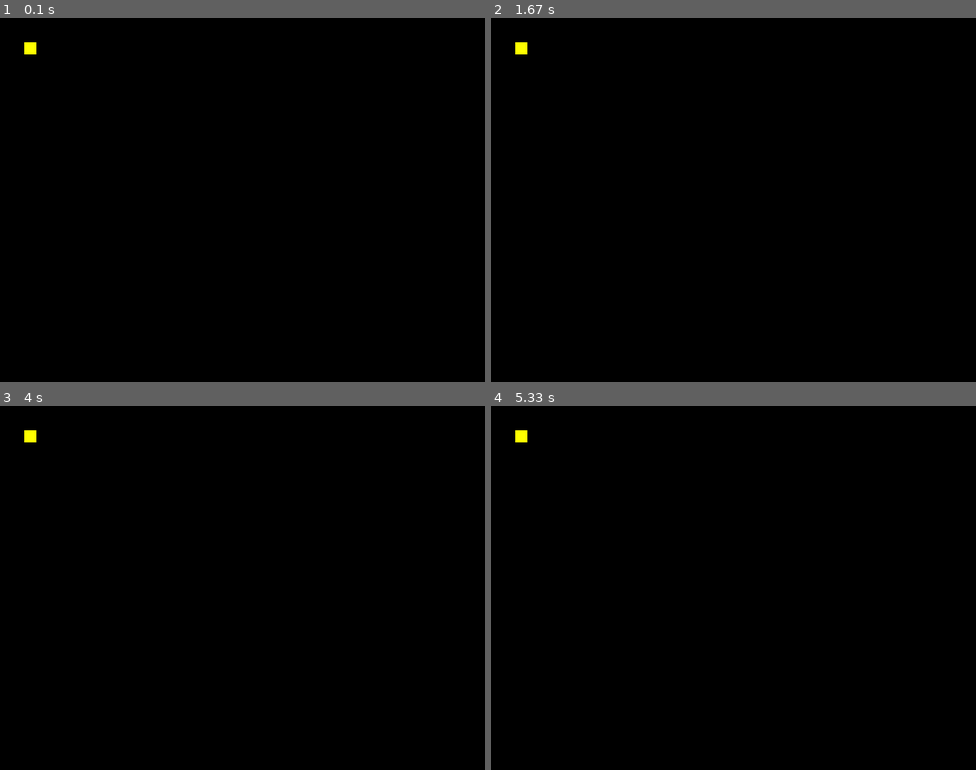
Above: before the commit, frames 1-4 (two rows, left to right).
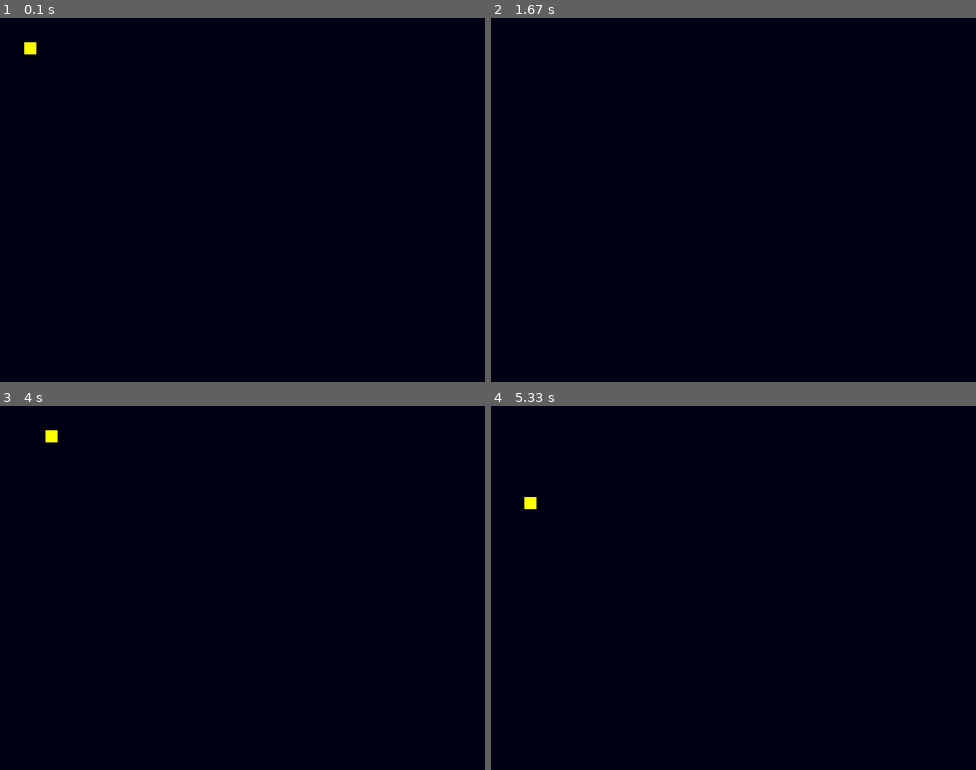
Above: after the commit, the same moments.

Repository: Alvarofr09/Curso_pygame
Game: pygame game, started from main.py
Same seed, same stepped clock (60 frames per second), same inputs: the game is played once before the commit and once after it.
Inputs:
- Up to frame 1 (0.1 s): no input
- Up to frame 2 (1.67 s): hold D 0.33-0.8 s; hold W 0.83-1.13 s
- Up to frame 3 (4 s): hold A 1.67-2.2 s; hold S 2.23-2.53 s; hold A 2.57-2.97 s; hold D from 3.4 s (still down)
- Up to frame 4 (5.33 s): release D at 4.03 s; hold S 4.07-4.43 s; hold A 4.47-4.93 s; hold D from 4.97 s (still down)

The runs differ from the first frame. In frame 2, less than 0.1% of the frame differs, in the area x 5-8%, y 6-10%; in frame 3, 0.2%, in the area x 5-12%, y 6-10%; in frame 4, 0.2%.

Commit message:
Mover el personaje

Diff:
--- a/main.py
+++ b/main.py
@@ -3,19 +3,73 @@
 
 import pygame
 
-player = Character(50, 50)
-
 pygame.init()
 
 window = pygame.display.set_mode((constantes.WIDTH_SCREEN, constantes.HEIGHT_SCREEN))
 pygame.display.set_caption("Juego de prueba")
+
+player = Character(50, 50)
+
+
+# Variables de movimineot
+move_up = False
+move_down = False
+move_left = False
+move_right = False
+
+# Crontolar Frame Rate
+clock = pygame.time.Clock()
+
 running = True
 
 while(running):
+	# FPS
+	clock.tick(constantes.FPS)
+
+	window.fill(constantes.COLOR_BG)
+	# Calcular mov jugador
+	delta_x = 0
+	delta_y = 0
+
+	if move_right == True:
+		delta_x = constantes.VELOZ
+	if move_left == True:
+		delta_x = -constantes.VELOZ
+	if move_up == True:
+		delta_y = -constantes.VELOZ
+	if move_down == True:
+		delta_y = constantes.VELOZ
+
+	# MOver jugador
+	player.move(delta_x, delta_y)
+
 	player.draw(window)
 	for event in pygame.event.get():
+		# Cerrar el juego
 		if event.type == pygame.QUIT:
 			running = False
+
+		if event.type == pygame.KEYDOWN	:
+			if event.key == pygame.K_a:
+				move_left = True
+			if event.key == pygame.K_d:
+				move_right = True
+			if event.key == pygame.K_w:
+				move_up = True
+			if event.key == pygame.K_s:
+				move_down = True
+			if event.key == pygame.K_ESCAPE:
+				running = False
+
+		if event.type == pygame.KEYUP	:
+			if event.key == pygame.K_a:
+				move_left = False
+			if event.key == pygame.K_d:
+				move_right = False
+			if event.key == pygame.K_w:
+				move_up = False
+			if event.key == pygame.K_s:
+				move_down = False
 
 	pygame.display.update()
 
